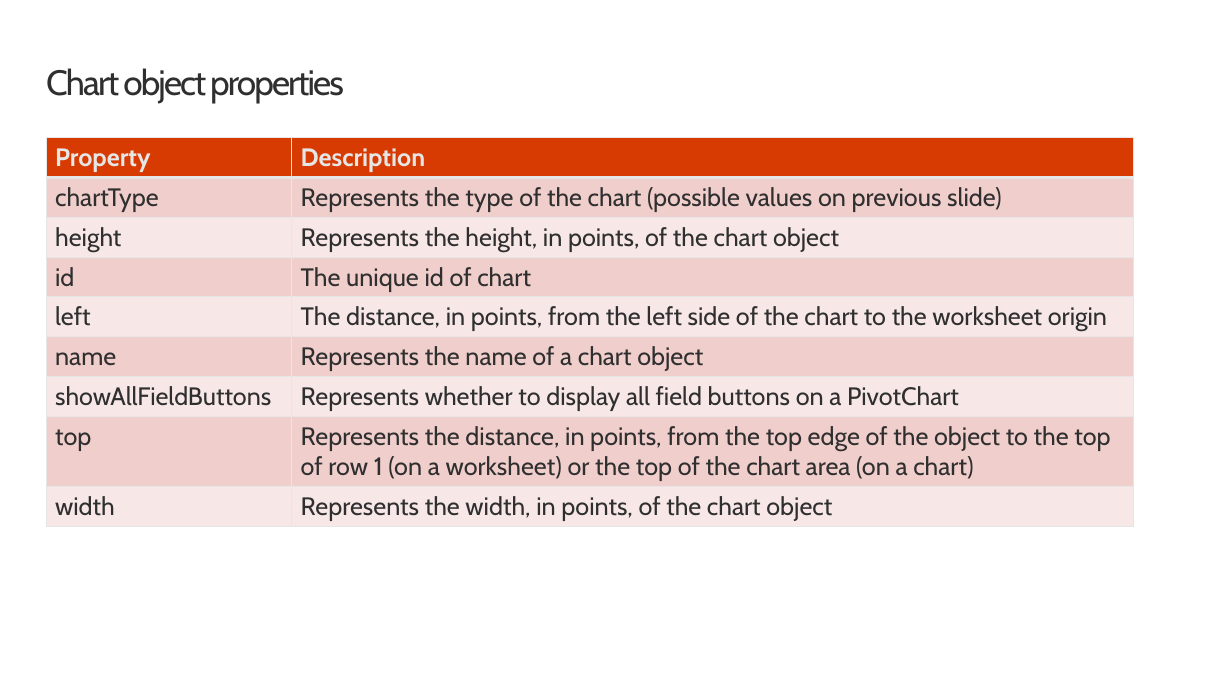
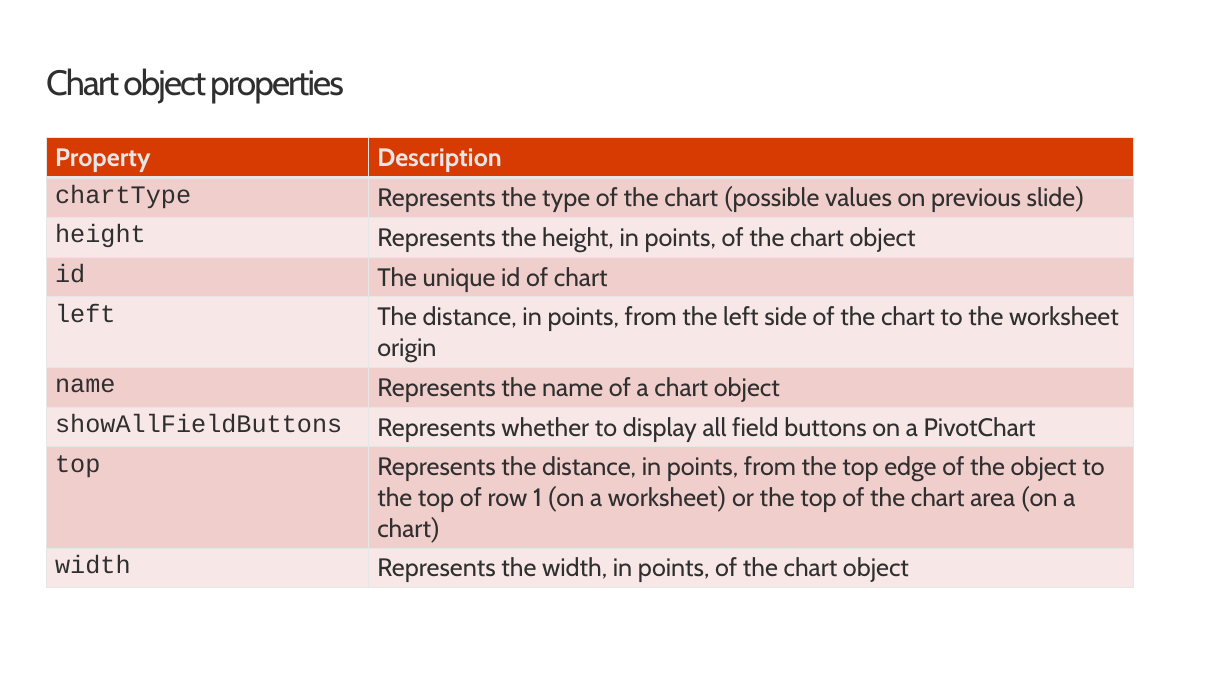
Before and after one commit to OfficeDev/TrainingContent, a slide deck: slide 14 of OfficeAddin/02 Building Add-ins for Microsoft Excel/01 Tables and Charts in Excel Add-ins.pptx. Drawn at 1232x693 pixels with LibreOffice and Linux fonts; fonts in the diff are those of the drawing; background and template pictures are left out. Boxes give left, top, right and bottom in pixels: in the first picture for what was removed or moved away, otherwise in the second. Text is boxed around its words. In the diff, an @@ line names an element or a change of style, - is before the commit and + after.

```diff
--- a/OfficeAddin/02 Building Add-ins for Microsoft Excel/01 Tables and Charts in Excel Add-ins.pptx
+++ b/OfficeAddin/02 Building Add-ins for Microsoft Excel/01 Tables and Charts in Excel Add-ins.pptx
@@ table at box(46, 138, 1134, 586) @@
@@ font Cabin to Courier New in "chartType", "height", "id", "left" and 4 more places @@
@@ font Cabin to Roboto in "(possible slide)", "(on worksheet) (on chart)" @@
```
Also in this commit, not shown: 8 other slides changed, 41 other files.
